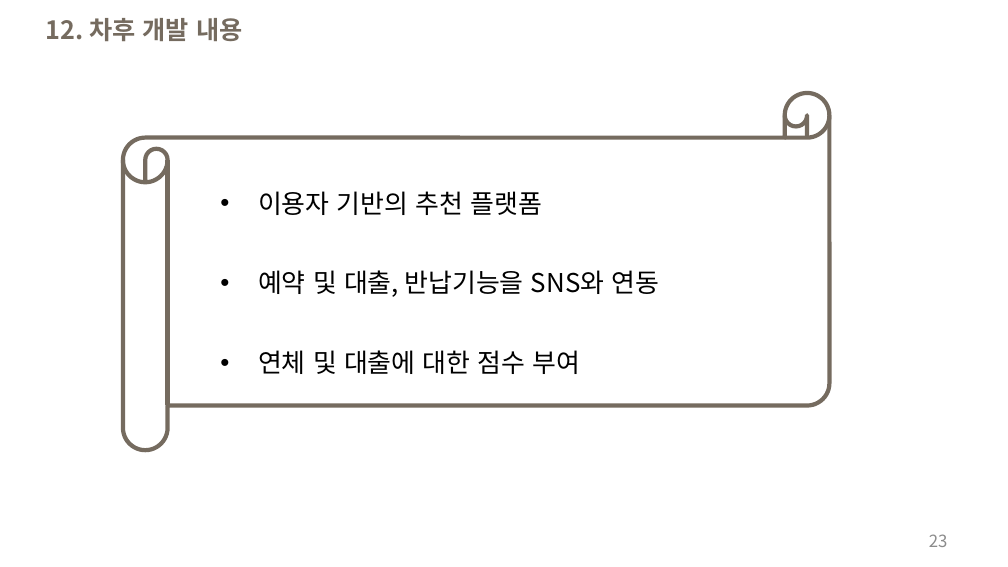
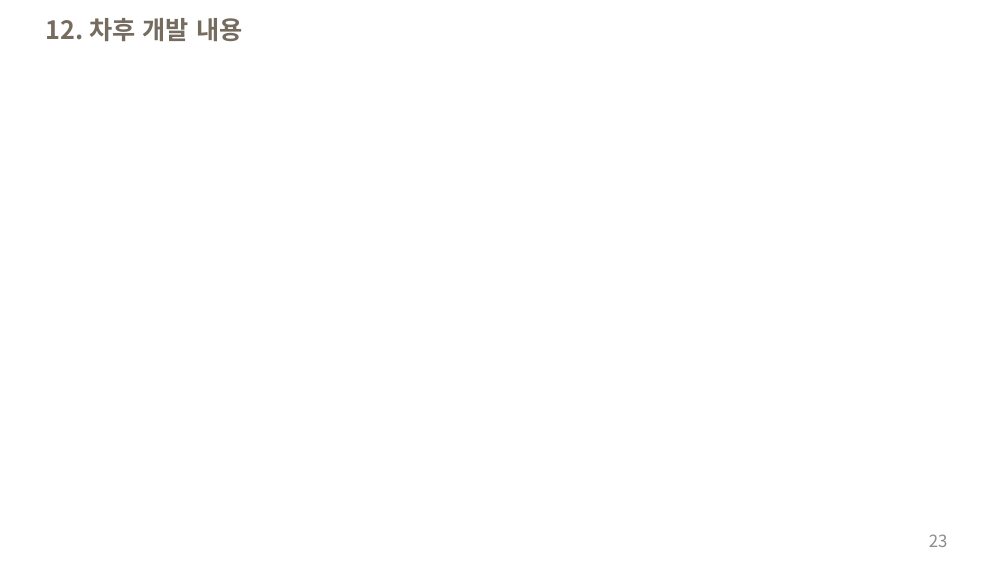
Before and after one commit to houn7145/class, a slide deck: slide 23 of project/EX/ppt가본.pptx. Drawn at 1008x567 pixels with LibreOffice and Linux fonts; fonts in the diff are those of the drawing. Boxes give left, top, right and bottom in pixels: in the first picture for what was removed or moved away, otherwise in the second. Text is boxed around its words. In the diff, an @@ line names an element or a change of style, - is before the commit and + after.

```diff
--- a/project/EX/ppt가본.pptx
+++ b/project/EX/ppt가본.pptx
@@ horizontal scroll removed at (123, 93, 830, 450) @@
@@ text removed at (258, 191, 659, 374) @@
-• 이용자 기반의 추천 플랫폼
-• 예약 및 대출, 반납기능을 SNS와 연동
-• 연체 및 대출에 대한 점수 부여
```
Also in this commit, not shown: 21 other slides changed, 2 slides added, 2 slides removed, 9 other files.
